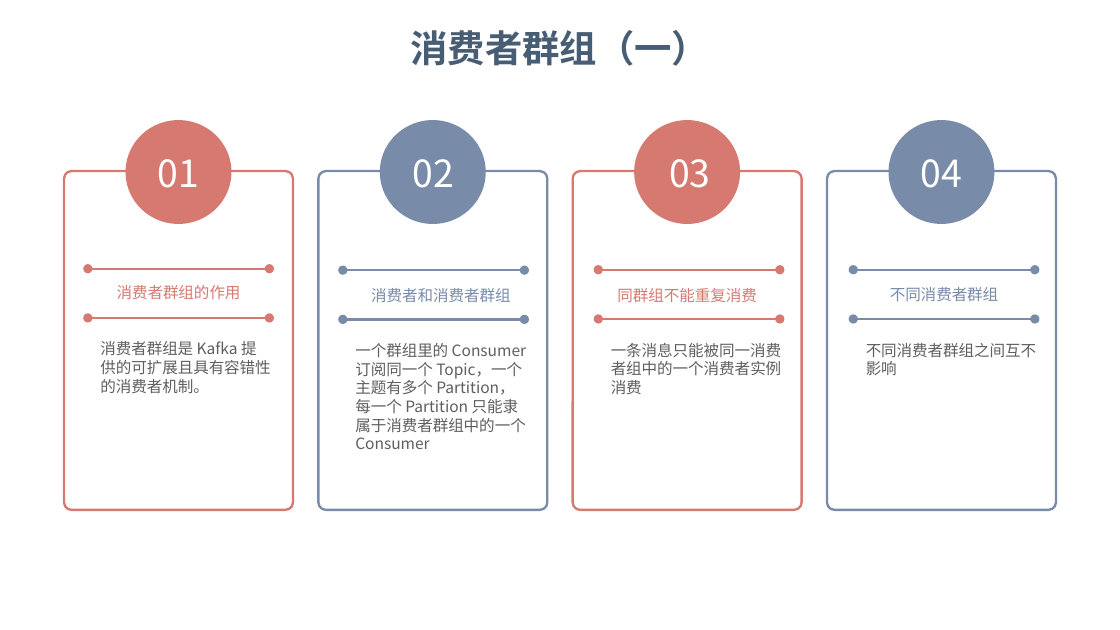
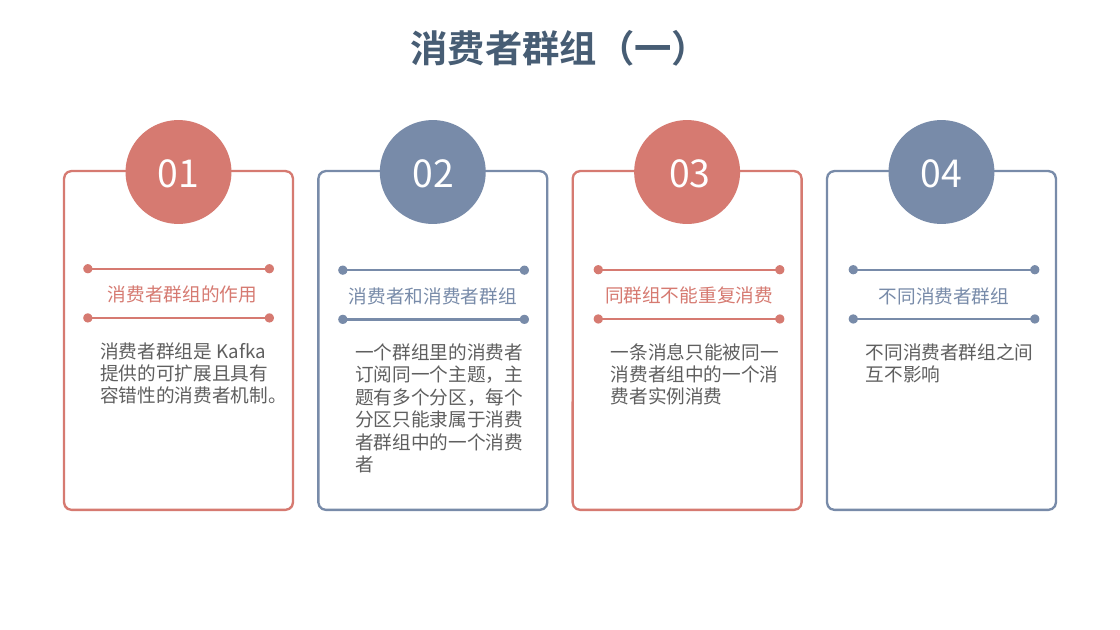
Before and after one commit to dunwu/bigdata-tutorial, a slide deck: slide 16 of assets/kafka/kafka.pptx (slide 13 before the commit). Drawn at 1120x630 pixels with LibreOffice and Linux fonts; fonts in the diff are those of the drawing; background and template pictures are left out. Boxes give left, top, right and bottom in pixels: in the first picture for what was removed or moved away, otherwise in the second. Text is boxed around its words. In the diff, an @@ line names an element or a change of style, - is before the commit and + after.

Commit message:
docs(消息队列): 更新消息队列文档

```diff
--- a/assets/kafka/kafka.pptx
+++ b/assets/kafka/kafka.pptx
@@ size 10 to 12 pt in 7 elements at <box>879,287,1010,305</box>, <box>866,343,1034,383</box>, <box>100,342,287,404</box>, <box>611,343,779,405</box>, <box>605,286,773,304</box>, <box>349,287,517,305</box>, <box>108,285,257,303</box> @@
@@ text "消费者群组的作用": place and size @@
-text "消费者群组的作用" at <box>117,285,241,299</box>
+text "消费者群组的作用" at <box>108,285,257,303</box>
@@ text "消费者和消费者群组": place and size @@
-text "消费者和消费者群组" at <box>371,288,510,302</box>
+text "消费者和消费者群组" at <box>349,287,517,305</box>
@@ text "同群组不能重复消费": place and size @@
-text "同群组不能重复消费" at <box>617,288,757,302</box>
+text "同群组不能重复消费" at <box>605,286,773,304</box>
@@ text at <box>355,343,523,473</box>: text changed; size 10 to 12 pt @@
-一个群组里的 Consumer 订阅同一个 Topic，一个主题有多个 Partition，每一个 Partition 只能隶属于消费者群组中的一个 Consumer
+一个群组里的消费者订阅同一个主题，主题有多个分区，每个分区只能隶属于消费者群组中的一个消费者
```
Also in this commit, not shown: 15 other slides changed, 7 slides added, 7 slides removed, 5 other files.
